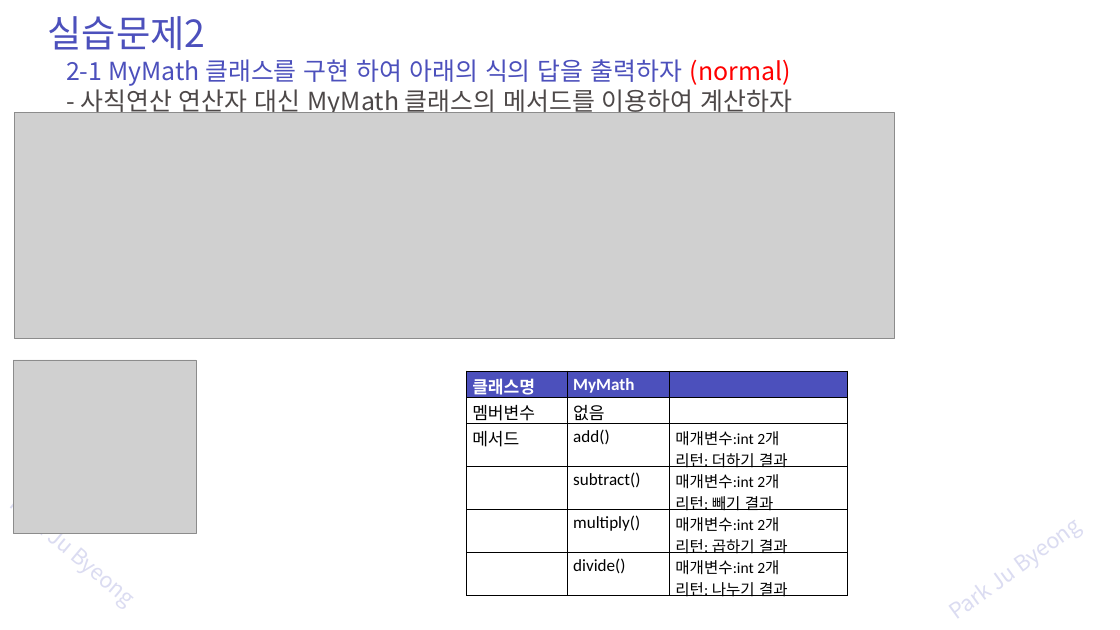
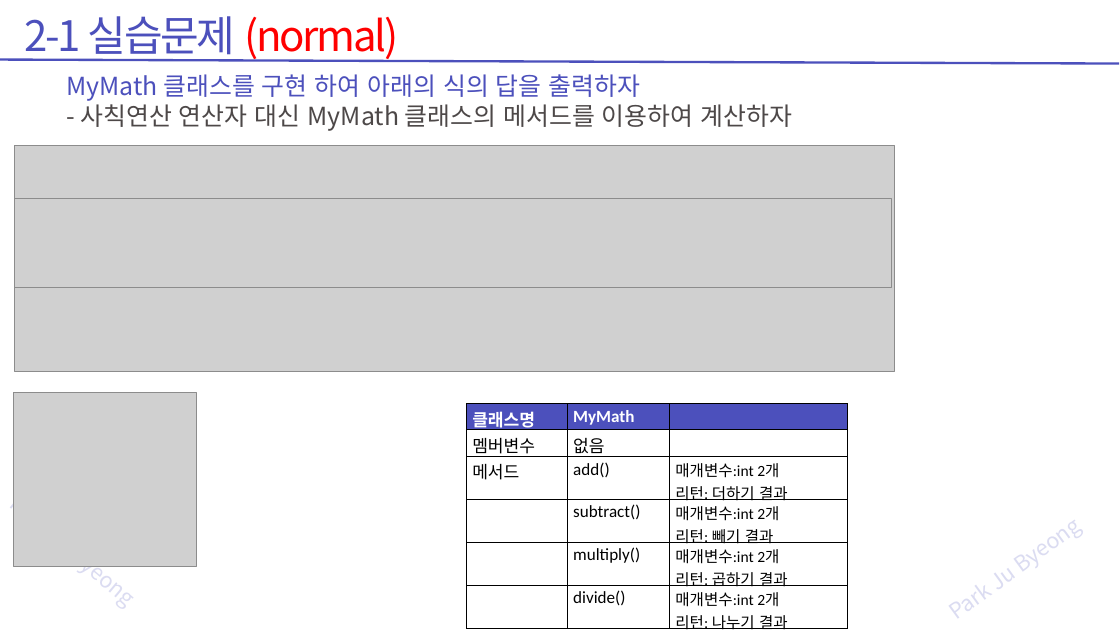
Before and after one commit to zest132/JavaLecture, a slide deck: slide 7 of JavaLecture/LectureFile/java 6강 객체지향_정답.pptx (slide 6 before the commit). Drawn at 1120x630 pixels with LibreOffice and Linux fonts; fonts in the diff are those of the drawing; grey boxes stand for pictures. Boxes give left, top, right and bottom in pixels: in the first picture for what was removed or moved away, otherwise in the second. Text is boxed around its words. In the diff, an @@ line names an element or a change of style, - is before the commit and + after.

```diff
--- a/JavaLecture/LectureFile/java 6강 객체지향_정답.pptx
+++ b/JavaLecture/LectureFile/java 6강 객체지향_정답.pptx
@@ text at [24,16,399,62]: text changed; size 48 to 54 pt; text colour #4C50BC to #FF0000 @@
-실습문제2
+2-1 실습문제 (normal)
@@ line added from (1119, 63) to (0, 59), #4C50BC 3 pt @@
@@ text "MyMath 클래스를 구현 하여 아래의 ...": place and size @@
-text "MyMath 클래스를 구현 하여 아래의 ..." at [66,59,793,117]
+text "MyMath 클래스를 구현 하여 아래의 ..." at [66,74,793,131]
@@ text at [66,74,641,101]: text changed @@
-2-1 MyMath 클래스를 구현 하여 아래의 식의 답을 출력하자 (normal)
+MyMath 클래스를 구현 하여 아래의 식의 답을 출력하자
@@ picture added at [14,198,892,287] @@
@@ 2 pictures, 1 table: place and size @@
-2 pictures, 1 table at [13,113,895,601]
+2 pictures, 1 table at [13,146,895,630]
```
Also in this commit, not shown: 7 other slides changed, 6 slides added, 3 slides removed, 3 other files.
